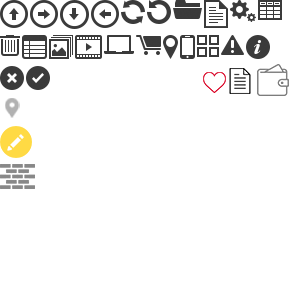
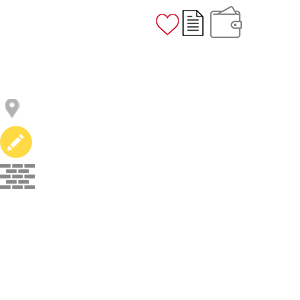
Layer changes from the first 300×300 image to the second:
painted on "wall-of-bricks--1-" over [0,0,289,99]
